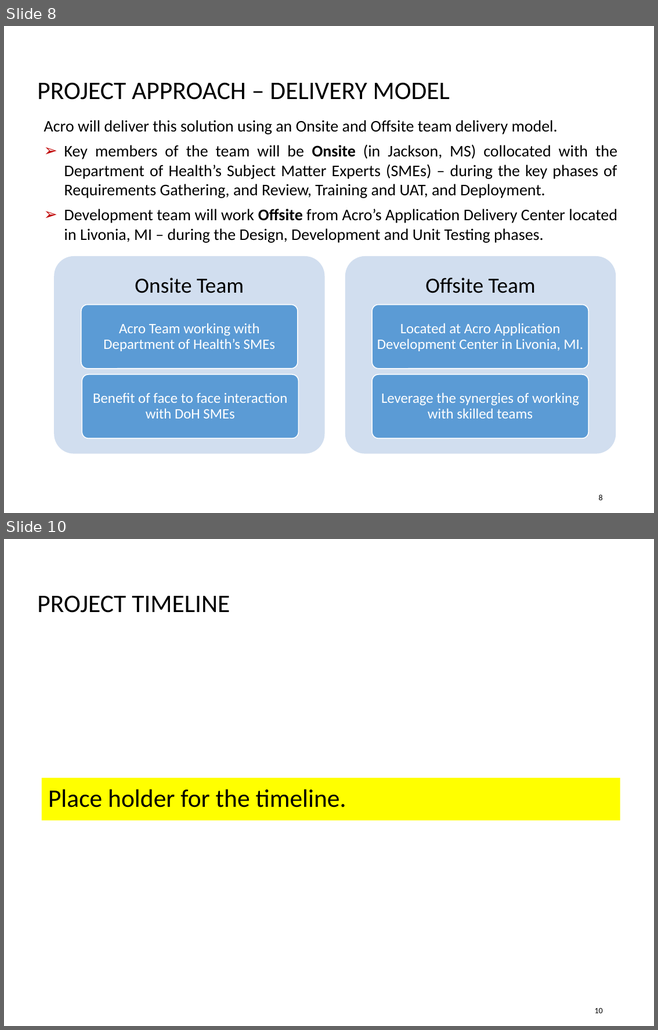
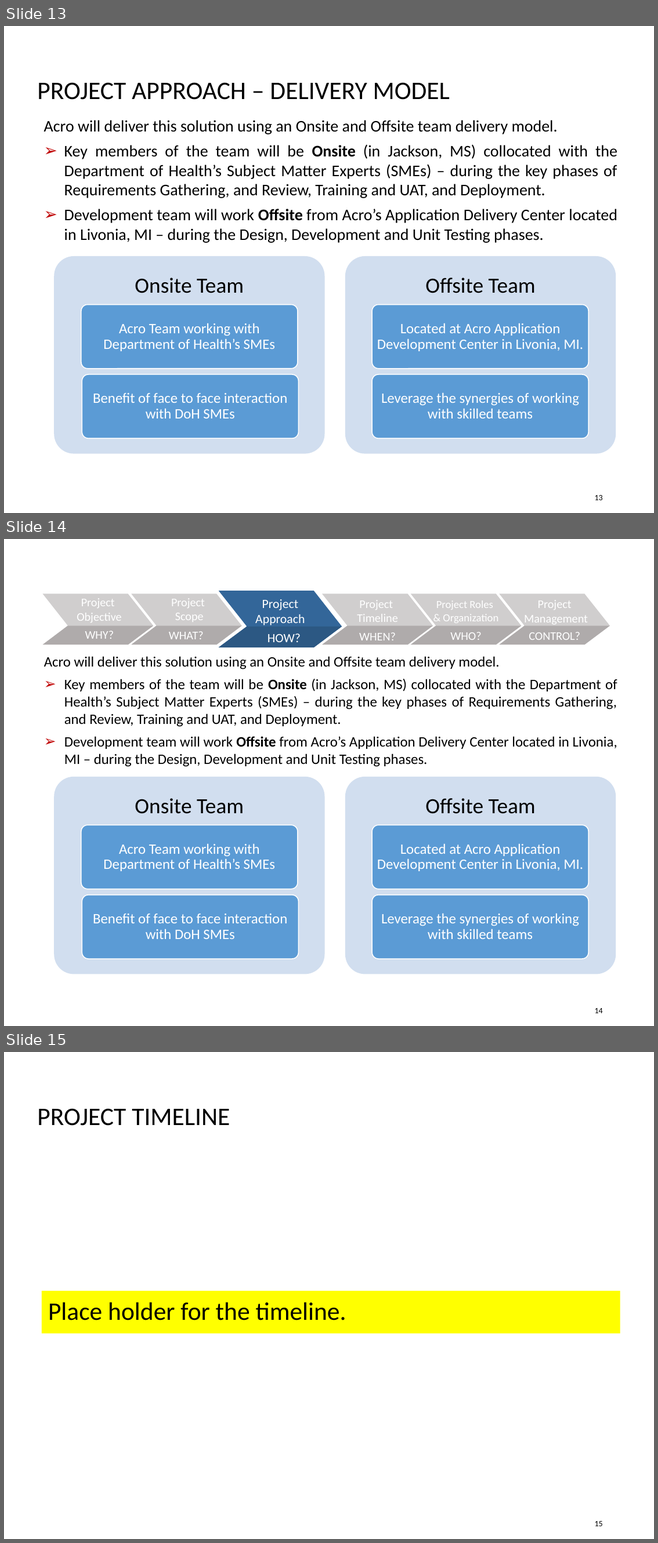
Before and after one commit to siddharthsacro/acrowork, a slide deck: 25-08-2018/KickOff_Meeting_WIPSlides-20180924-12.pptx. Shown one above the other, each under a label of ours: slides 8 and 10 before the commit, slides 13, 14 and 15 after it; the slides between them are not shown. The pictures are 658x1030 and 658x1543 pixels, drawn with LibreOffice and Linux fonts; fonts in the diff are those of the drawing; background and template pictures are left out. Boxes give left, top, right and bottom in pixels: in the first picture for what was removed or moved away, otherwise in the second. Text is boxed around its words. In the diff, an @@ line names an element or a change of style, - is before the commit and + after.

```diff
--- a/25-08-2018/KickOff_Meeting_WIPSlides-20180924-12.pptx
+++ b/25-08-2018/KickOff_Meeting_WIPSlides-20180924-12.pptx
@@ slide 14 added at (x1=4, y1=539, x2=654, y2=1026), background picture (left out) @@
@@ text added at (x1=76, y1=599, x2=121, y2=623), 13 pt, text #FFFFFF @@
+Project
+Objective
@@ text added at (x1=171, y1=598, x2=205, y2=622), 13 pt, text #FFFFFF @@
+Project
+Scope
@@ text added at (x1=255, y1=599, x2=304, y2=625), 14 pt, text #FFFFFF @@
+Project
+Approach
@@ text added at (x1=357, y1=600, x2=398, y2=622), 13 pt, text #FFFFFF @@
+Project
+Timeline
@@ text added at (x1=436, y1=600, x2=498, y2=623), 12 pt, text #FFFFFF @@
+Project Roles
+& Organization
@@ text added at (x1=524, y1=600, x2=587, y2=624), 13 pt, text #FFFFFF @@
+Project
+Management
@@ text added at (x1=85, y1=631, x2=114, y2=639), 13 pt, text #FFFFFF @@
+WHY?
@@ text added at (x1=169, y1=631, x2=204, y2=639), 13 pt, text #FFFFFF @@
+WHAT?
@@ group added at (x1=43, y1=591, x2=610, y2=647): 12 freeform shapes @@
@@ text added at (x1=267, y1=634, x2=300, y2=642), 14 pt, text #FFFFFF @@
+HOW?
@@ text added at (x1=359, y1=632, x2=396, y2=641), 13 pt, text #FFFFFF @@
+WHEN?
@@ text added at (x1=450, y1=632, x2=481, y2=640), 13 pt, text #FFFFFF @@
+WHO?
@@ text added at (x1=528, y1=632, x2=580, y2=640), 13 pt, text #FFFFFF @@
+CONTROL?
@@ text added at (x1=44, y1=656, x2=617, y2=767), 16 pt, text #000000 @@
+Acro will deliver this solution using an Onsite and Offsite team delivery model.
+➢ Key members of the team will be Onsite (in Jackson, MS) collocated with the Department of Health’s Subject Matter Experts (SMEs) – during the key phases of Requirements Gathering, and Review, Training and UAT, and Deployment.
+➢ Development team will work Offsite from Acro’s Application Delivery Center located in Livonia, MI – during the Design, Development and Unit Testing phases.
@@ group added at (x1=54, y1=777, x2=615, y2=974): 6 rounded rectangles, 6 texts @@
+Onsite Team
+Acro Team working with Department of Health’s SMEs
+Benefit of face to face interaction with DoH SMEs
+Offsite Team
+Located at Acro Application Development Center in Livonia, MI.
+Leverage the synergies of working with skilled teams
@@ page number added at (x1=594, y1=1008, x2=603, y2=1013), 9 pt, text #000000 @@
+14
@@ what was slide 8 is now slide 13 @@
@@ page number at (x1=594, y1=495, x2=603, y2=500): text changed @@
-8
+13
@@ what was slide 10 is now slide 15 @@
@@ page number at (x1=594, y1=1521, x2=603, y2=1526): text changed @@
-10
+15
```
Also in this commit, not shown: 2 slides changed, 12 other slides added, 12 other files.
